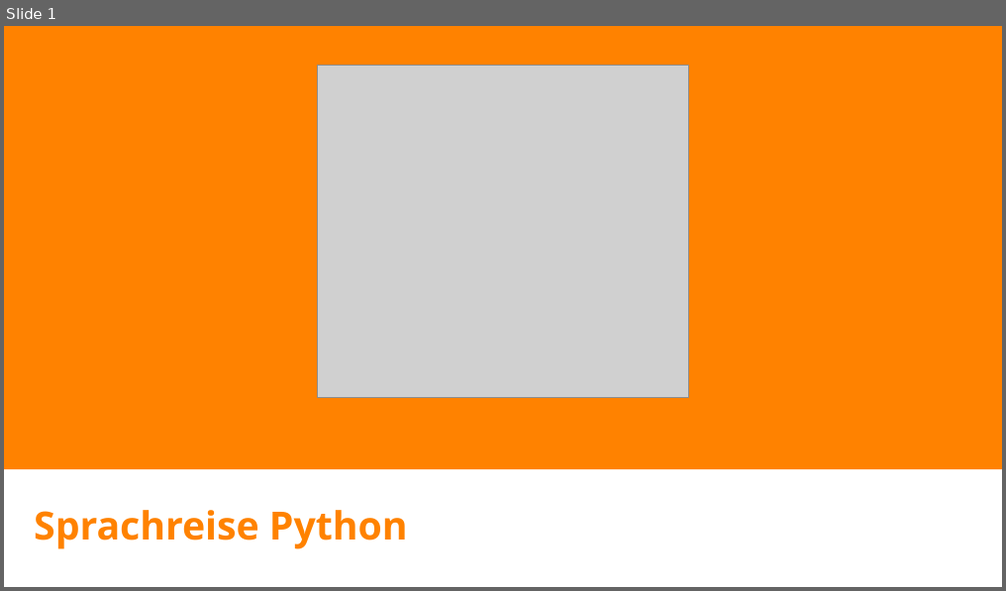
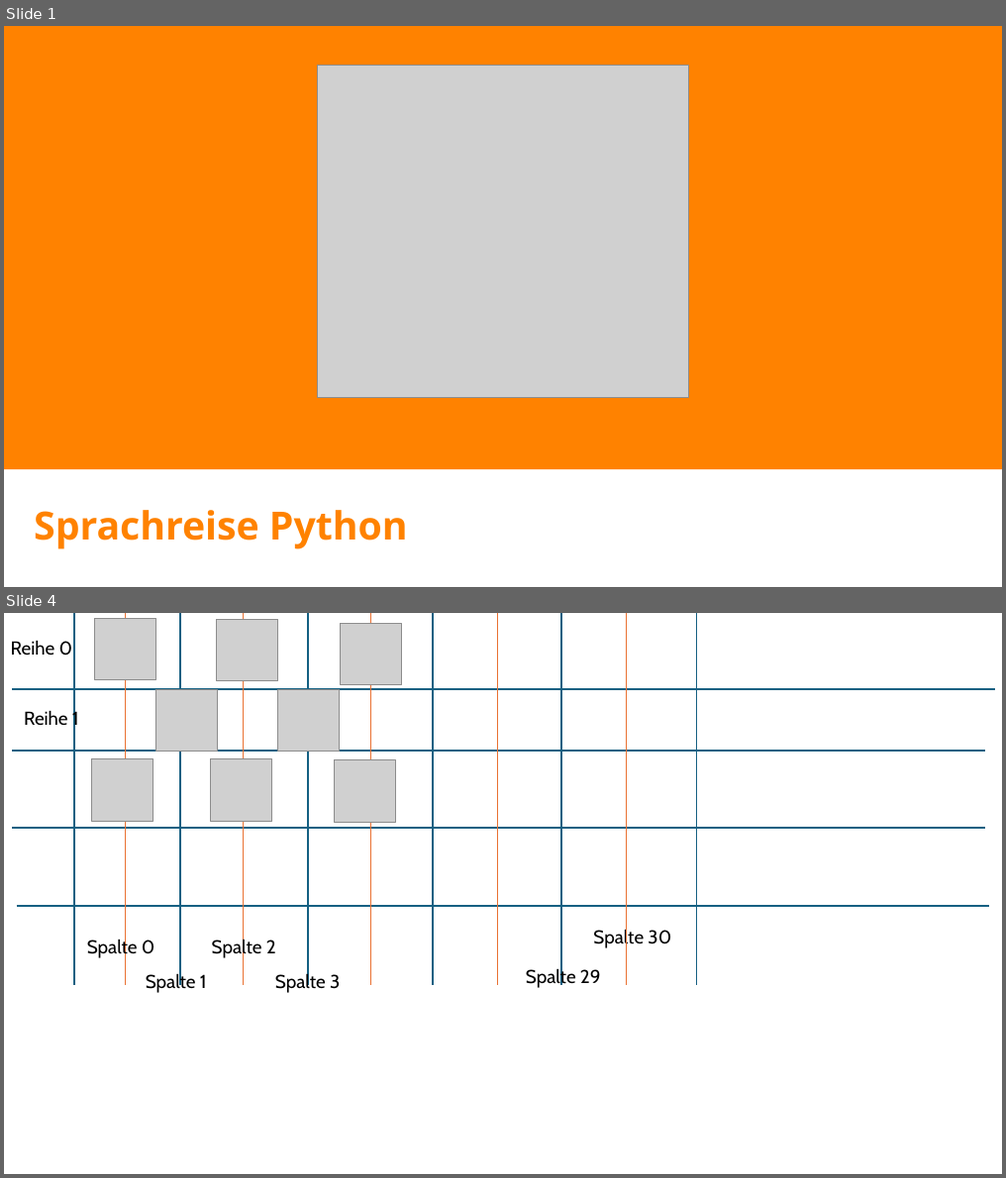
Before and after one commit to sdiddens/PythonicBubbleSaga, a slide deck: slides.pptx. Shown one above the other, each under a label of ours: slide 1 before the commit, slides 1 and 4 after it; the slides between them are not shown. The pictures are 1006x591 and 1006x1178 pixels, drawn with LibreOffice and Linux fonts; fonts in the diff are those of the drawing; grey boxes stand for pictures; background and template pictures are left out. Boxes give left, top, right and bottom in pixels: in the first picture for what was removed or moved away, otherwise in the second. Text is boxed around its words. In the diff, an @@ line names an element or a change of style, - is before the commit and + after.

```diff
--- a/slides.pptx
+++ b/slides.pptx
@@ slide 4 added at (4,613,1002,1174), background #FFFFFF @@
@@ text added at (11,640,72,656), 18 pt, text #000000 @@
+Reihe 0
@@ line added from (74, 613) to (74, 986), #156082 1.5 pt @@
@@ picture added at (94,618,156,679) @@
@@ line added from (126, 613) to (126, 986), #E97132 1.5 pt @@
@@ line added from (180, 613) to (180, 986), #156082 1.5 pt @@
@@ picture added at (216,619,277,680) @@
@@ line added from (244, 613) to (244, 986), #E97132 1.5 pt @@
@@ line added from (308, 613) to (308, 986), #156082 1.5 pt @@
@@ picture added at (341,624,402,685) @@
@@ line added from (371, 613) to (371, 986), #E97132 1.5 pt @@
@@ line added from (433, 613) to (433, 986), #156082 1.5 pt @@
@@ line added from (497, 613) to (497, 986), #E97132 1.5 pt @@
@@ line added from (561, 613) to (561, 986), #156082 1.5 pt @@
@@ line added from (626, 613) to (626, 985), #E97132 1.5 pt @@
@@ line added from (697, 613) to (697, 986), #156082 1.5 pt @@
@@ line added from (12, 689) to (995, 689), #156082 1.5 pt @@
@@ picture added at (155,689,217,751) @@
@@ picture added at (278,689,340,751) @@
@@ text added at (24,709,79,730), 18 pt, text #000000 @@
+Reihe 1
@@ line added from (12, 751) to (985, 751), #156082 1.5 pt @@
@@ picture added at (91,760,152,821) @@
@@ picture added at (211,760,272,821) @@
@@ picture added at (334,761,395,822) @@
@@ line added from (12, 828) to (985, 828), #156082 1.5 pt @@
@@ line added from (17, 906) to (990, 906), #156082 1.5 pt @@
@@ text added at (87,938,154,959), 18 pt, text #000000 @@
+Spalte 0
@@ text added at (212,938,276,959), 18 pt, text #000000 @@
+Spalte 2
@@ text added at (593,928,671,949), 18 pt, text #000000 @@
+Spalte 30
@@ text added at (526,968,601,988), 18 pt, text #000000 @@
+Spalte 29
@@ text added at (146,973,207,993), 18 pt, text #000000 @@
+Spalte 1
@@ text added at (275,973,340,993), 18 pt, text #000000 @@
+Spalte 3
```
Also in this commit, not shown: 1 slide changed, 1 other slide added, 1 slide removed, 4 other files.
